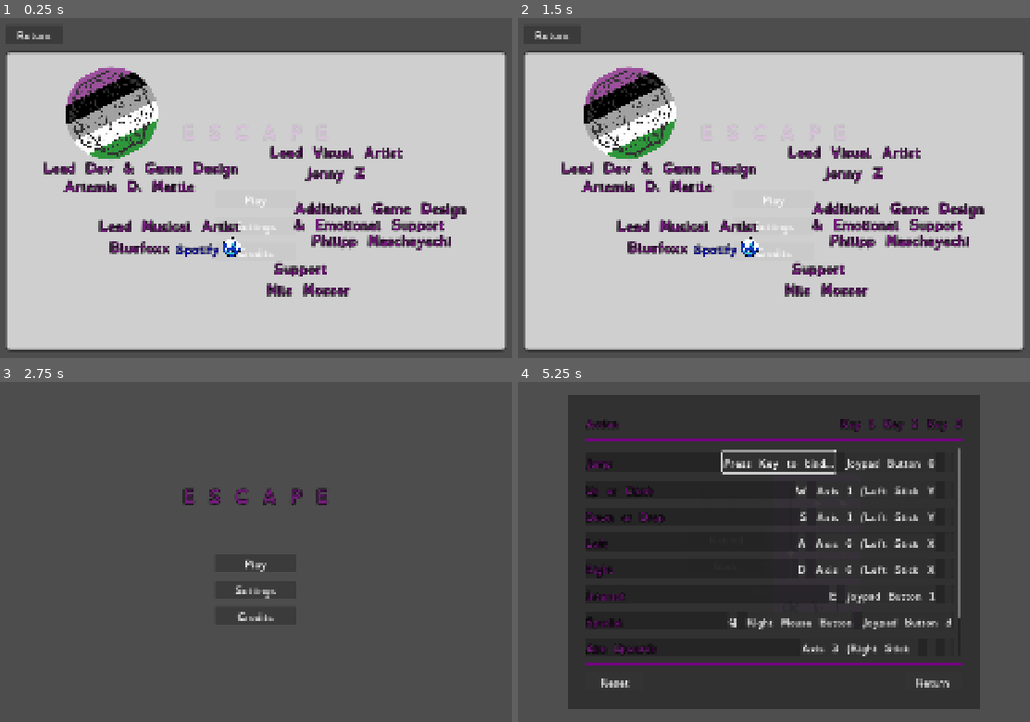
Above: before the commit, frames 1-4 (two rows, left to right).
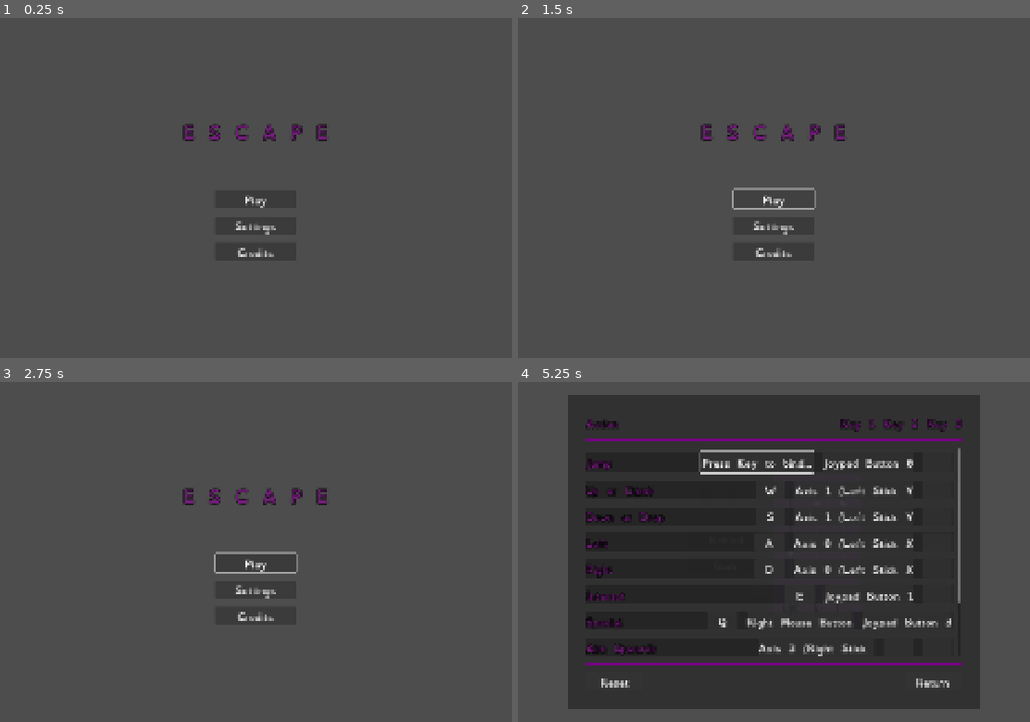
Above: after the commit, the same moments.

Repository: ArtemisMattle/escape
Game: Godot game, scene res://scenes/menu.tscn
The game is run twice, just before and just after one commit, with the same random seed, the same clock (stepped at 60 frames per second) and the same inputs.
Inputs (mouse positions are in pixels of both pictures, inside the frame that each line leads up to):
- Up to frame 1 (0.25 s): no input
- Up to frame 2 (1.5 s): click "Play" at 0.5 s; click "Play" at 1.25 s
- Up to frame 3 (2.75 s): click (35, 399) at 2 s, where only the run before the commit has a clickable "Return"
- Up to frame 4 (5.25 s): click "Settings" at 2.75 s; click "Rebind" at 3.5 s; click "Reset" at 4.25 s; click "Space" at 5 s

The runs differ from the first frame. In frame 1, 85% of the frame differs, in the area x 1-99%, y 3-98%; in frame 2, 85%; in frame 3, 0.3%; in frame 4, 3.7%.

Commit message:
refine rebind and menu

Diff:
--- a/project.godot
+++ b/project.godot
@@ -100,6 +100,12 @@
 , Object(InputEventJoypadButton,"resource_local_to_scene":false,"resource_name":"","device":-1,"button_index":2,"pressure":0.0,"pressed":true,"script":null)
 ]
 }
+escape={
+"deadzone": 0.2,
+"events": [Object(InputEventKey,"resource_local_to_scene":false,"resource_name":"","device":-1,"window_id":0,"alt_pressed":false,"shift_pressed":false,"ctrl_pressed":false,"meta_pressed":false,"pressed":false,"keycode":0,"physical_keycode":4194305,"key_label":0,"unicode":0,"location":0,"echo":false,"script":null)
+, Object(InputEventJoypadButton,"resource_local_to_scene":false,"resource_name":"","device":-1,"button_index":4,"pressure":0.0,"pressed":true,"script":null)
+]
+}
 
 [rendering]
 
--- a/scenes/action.tscn
+++ b/scenes/action.tscn
@@ -22,13 +22,16 @@
 size_flags_horizontal = 3
 
 [node name="button1" type="Button" parent="box"]
+custom_minimum_size = Vector2(77, 0)
 layout_mode = 2
 text = "Additional Key"
 
 [node name="button2" type="Button" parent="box"]
+custom_minimum_size = Vector2(77, 0)
 layout_mode = 2
 text = "Additional Key"
 
 [node name="button3" type="Button" parent="box"]
+custom_minimum_size = Vector2(77, 0)
 layout_mode = 2
 text = "Additional Key"
--- a/scenes/menu.tscn
+++ b/scenes/menu.tscn
@@ -8,6 +8,12 @@
 [ext_resource type="Texture2D" uid="uid://b8mxuiicjrmmj" path="res://assets/Logo-agender.svg" id="6_i6lef"]
 [ext_resource type="FontFile" uid="uid://b4gan4k2gjytj" path="res://assets/font/OpenDyslexic3-Regular.ttf" id="7_70i5f"]
 [ext_resource type="Texture2D" uid="uid://mmf1kvbrbw8e" path="res://assets/characters/bluefoxx.png" id="8_mj5lg"]
+
+[sub_resource type="InputEventAction" id="InputEventAction_6wm04"]
+action = &"escape"
+
+[sub_resource type="Shortcut" id="Shortcut_f4mfi"]
+events = [SubResource("InputEventAction_6wm04")]
 
 [sub_resource type="StyleBoxFlat" id="StyleBoxFlat_mhnvy"]
 bg_color = Color(1, 1, 1, 0.729412)
@@ -83,6 +89,7 @@
 layout_mode = 1
 
 [node name="Credits" type="Control" parent="."]
+visible = false
 layout_mode = 3
 anchors_preset = 8
 anchor_left = 0.5
@@ -118,6 +125,7 @@
 custom_minimum_size = Vector2(150, 0)
 layout_mode = 2
 size_flags_horizontal = 0
+shortcut = SubResource("Shortcut_f4mfi")
 text = "Return"
 
 [node name="Panel" type="Panel" parent="Credits/VBoxContainer"]
--- a/scenes/rebind.tscn
+++ b/scenes/rebind.tscn
@@ -9,6 +9,12 @@
 
 [sub_resource type="StyleBoxFlat" id="StyleBoxFlat_tpwfy"]
 bg_color = Color(0.458767, 0.0087121, 0.506278, 1)
+
+[sub_resource type="InputEventAction" id="InputEventAction_6wm04"]
+action = &"escape"
+
+[sub_resource type="Shortcut" id="Shortcut_f4mfi"]
+events = [SubResource("InputEventAction_6wm04")]
 
 [node name="rebind" type="Control"]
 layout_mode = 3
@@ -104,6 +110,7 @@
 custom_minimum_size = Vector2(150, 0)
 layout_mode = 2
 size_flags_horizontal = 10
+shortcut = SubResource("Shortcut_f4mfi")
 text = "Return"
 
 [connection signal="pressed" from="PanelContainer/CenterContainer/VBoxContainer/HBoxContainer2/Reset" to="." method="_on_reset_pressed"]
--- a/scenes/settings.tscn
+++ b/scenes/settings.tscn
@@ -6,6 +6,12 @@
 
 [sub_resource type="StyleBoxFlat" id="StyleBoxFlat_6wm04"]
 bg_color = Color(0.309804, 0.309804, 0.309804, 0.698039)
+
+[sub_resource type="InputEventAction" id="InputEventAction_6wm04"]
+action = &"escape"
+
+[sub_resource type="Shortcut" id="Shortcut_f4mfi"]
+events = [SubResource("InputEventAction_6wm04")]
 
 [node name="Settings" type="Control"]
 layout_mode = 3
@@ -47,6 +53,7 @@
 [node name="back" type="Button" parent="CenterContainer/HBoxContainer/VBoxContainer"]
 custom_minimum_size = Vector2(200, 42)
 layout_mode = 2
+shortcut = SubResource("Shortcut_f4mfi")
 text = "Back"
 
 [node name="volume" parent="CenterContainer/HBoxContainer" instance=ExtResource("2_r6d6q")]
--- a/scripts/rebind.gd
+++ b/scripts/rebind.gd
@@ -21,6 +21,7 @@
 	"special": "Special",
 	"specialAimUp": "Aim Upwards",
 	"specialAimDown": "Aim Downwards",
+	"nextChar": "Cycle Characer",
 }
 
 func _ready() -> void:
@@ -45,7 +46,7 @@
 		for i in buttons.size():
 			if events[i] != null:
 				buttons[i].pressed.connect(rebind.bind(buttons[i], actions, events[i]))
-				buttons[i].text = events[i].as_text().trim_suffix(" (Physical)").trim_prefix("Joypad Motion on ").left(20).trim_suffix(" (Bot").trim_suffix(" (Top").trim_suffix(" (Rig")
+				buttons[i].text = events[i].as_text().trim_suffix(" (Physical)").trim_prefix("Joypad Motion on ").left(20).trim_suffix(" (Bot").trim_suffix(" (Top").trim_suffix(" (Rig").trim_suffix(" (Lef")
 			else:
 				buttons[i].text = " "
 				buttons[i].pressed.connect(rebind.bind(buttons[i], actions, null))
@@ -72,14 +73,18 @@
 			return
 		print(event)
 		if event.as_text().trim_suffix(" (Physical)") == "Escape":
-			InputMap.action_add_event(RemapAction, RemapEvent)
-			RemapButton.text = RemapEvent.as_text().trim_suffix(" (Physical)").trim_prefix("Joypad Motion on ").left(20).trim_suffix(" (Bot").trim_suffix(" (Top").trim_suffix(" (Rig")
-			usedEvents.append(RemapEvent)
+			if RemapEvent != null:
+				InputMap.action_add_event(RemapAction, RemapEvent)
+				RemapButton.text = RemapEvent.as_text().trim_suffix(" (Physical)").trim_prefix("Joypad Motion on ").left(20).trim_suffix(" (Bot").trim_suffix(" (Top").trim_suffix(" (Rig").trim_suffix(" (Lef")
+				usedEvents.append(RemapEvent)
+			else:
+				RemapButton.text = " "
 
 			isRebinding = false
 			RemapAction = null
 			RemapButton = null
 			RemapEvent  = null
+			accept_event()
 			return
 
 		if event is InputEventMouseButton && event.double_click:
Not shown: 1 places in scenes/menu.tscn that only renumber resources
Not shown: 1 places in scenes/rebind.tscn that only renumber resources
Not shown: 1 places in scenes/settings.tscn that only renumber resources
